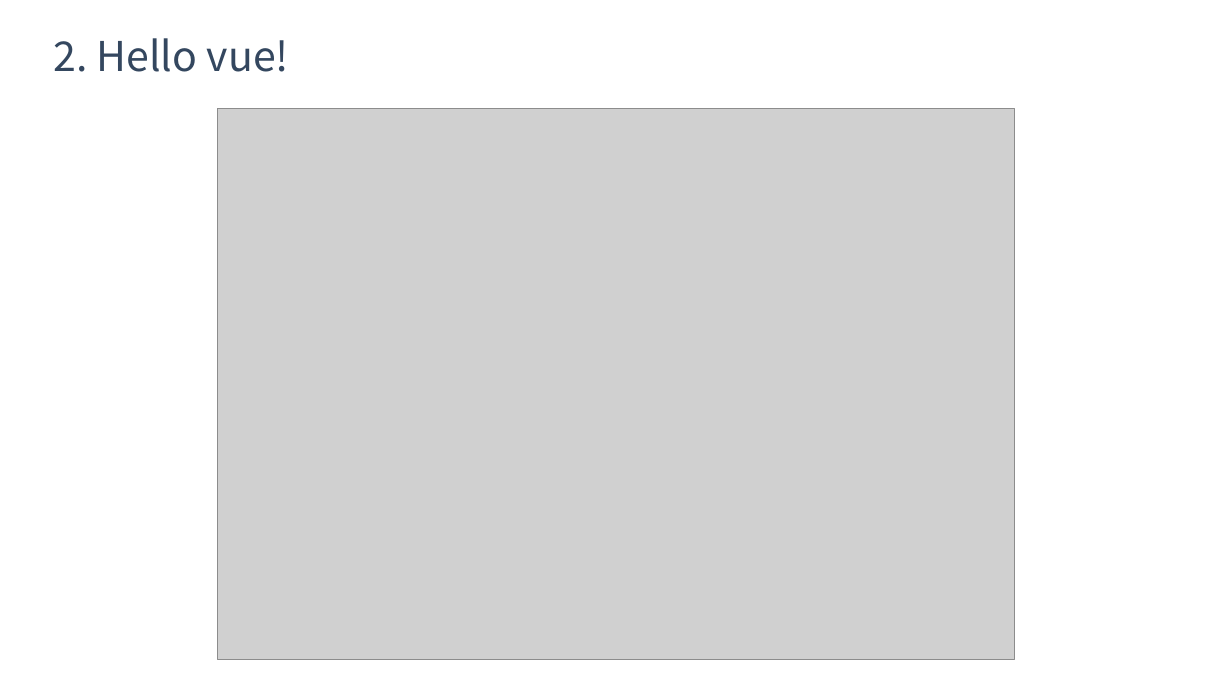
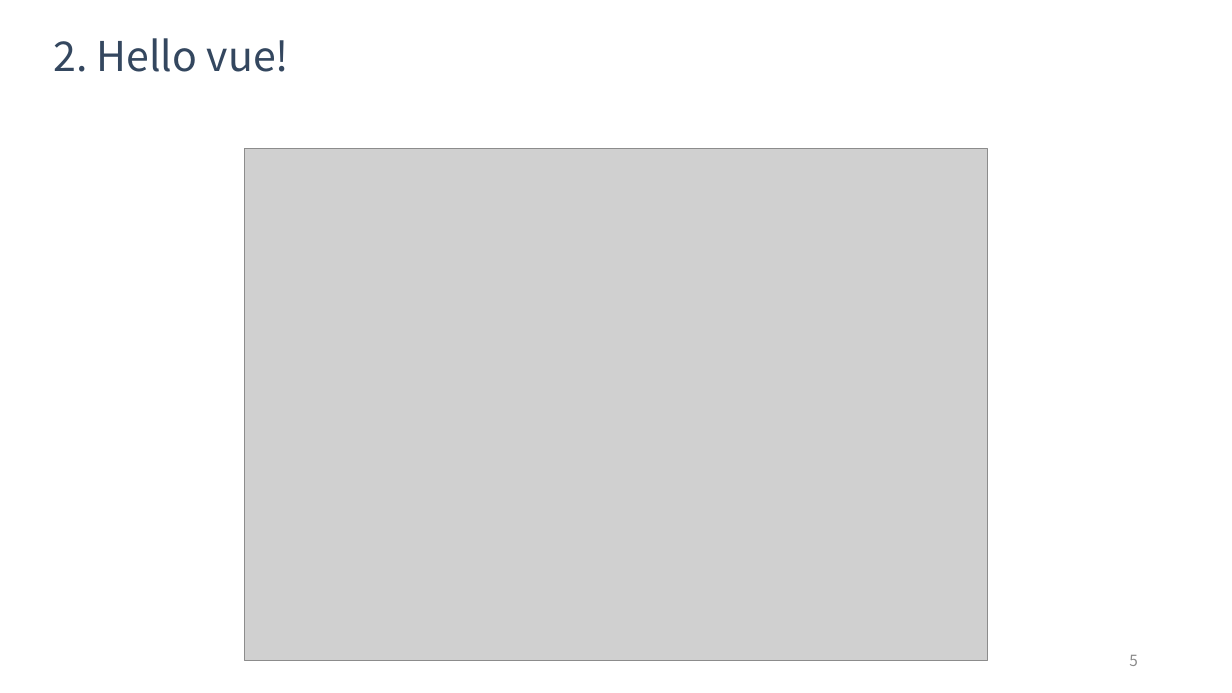
Before and after one commit to raheego/vue-todolist, a slide deck: slide 5 of 역량강화_vuejs_grh.pptx (slide 7 before the commit). Drawn at 1232x693 pixels with LibreOffice and Linux fonts; fonts in the diff are those of the drawing; grey boxes stand for pictures. Boxes give left, top, right and bottom in pixels: in the first picture for what was removed or moved away, otherwise in the second. Text is boxed around its words. In the diff, an @@ line names an element or a change of style, - is before the commit and + after.

```diff
--- a/역량강화_vuejs_grh.pptx
+++ b/역량강화_vuejs_grh.pptx
@@ picture: place and size @@
-picture at bbox=[217, 109, 1016, 660]
+picture at bbox=[245, 148, 988, 661]
@@ page number added at bbox=[1129, 655, 1138, 666], 12 pt, text #8C8C8C @@
+5
```
Also in this commit, not shown: 33 other slides changed, 13 slides added, 6 slides removed.
